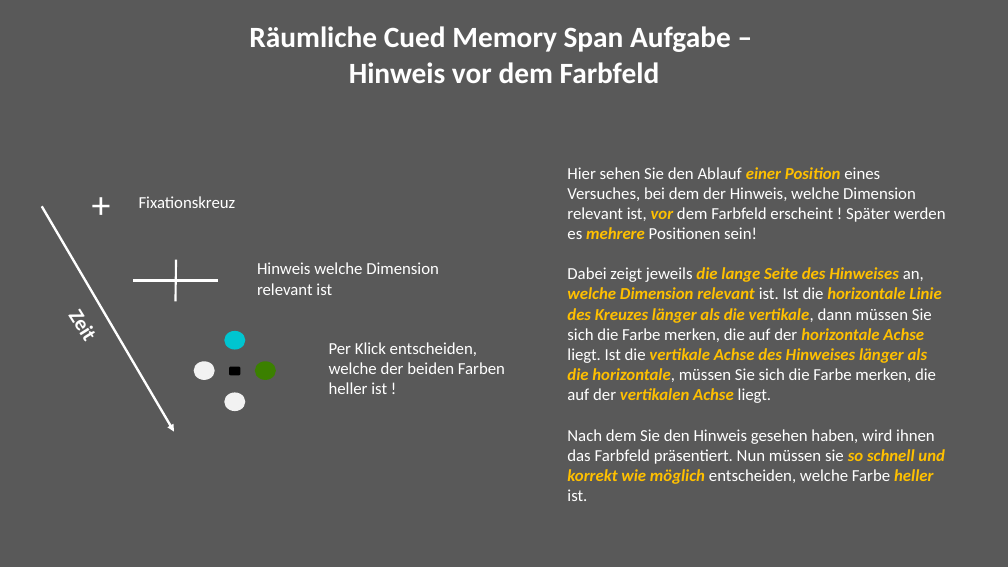
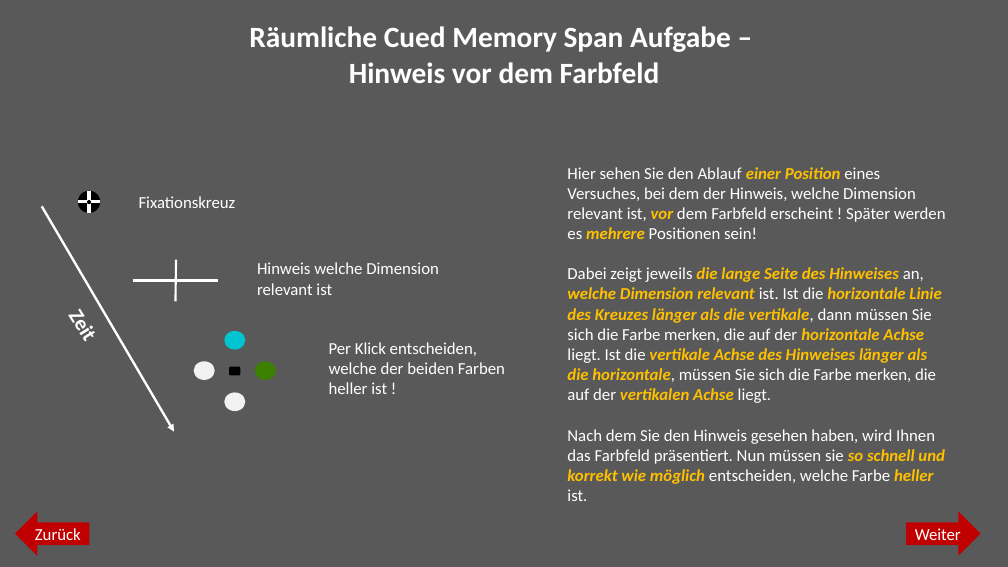
Before and after one commit to jgman86/neurocognitive-psychometrics, a slide deck: slide 3 of M3-ExpSpatial/Instructions/Instructions_spatial.pptx. Drawn at 1008x567 pixels with LibreOffice and Linux fonts; fonts in the diff are those of the drawing. Boxes give left, top, right and bottom in pixels: in the first picture for what was removed or moved away, otherwise in the second. Text is boxed around its words. In the diff, an @@ line names an element or a change of style, - is before the commit and + after.

```diff
--- a/M3-ExpSpatial/Instructions/Instructions_spatial.pptx
+++ b/M3-ExpSpatial/Instructions/Instructions_spatial.pptx
@@ text removed at bbox=[78, 177, 124, 231] @@
-+
@@ group added at bbox=[78, 191, 101, 213]: 2 ellipses, 2 lines @@
@@ text at bbox=[567, 429, 945, 501]: text changed @@
-Nach dem Sie den Hinweis gesehen haben, wird ihnen das Farbfeld präsentiert. Nun müssen sie so schnell und korrekt wie möglich entscheiden, welche Farbe heller ist.
+Nach dem Sie den Hinweis gesehen haben, wird Ihnen das Farbfeld präsentiert. Nun müssen sie so schnell und korrekt wie möglich entscheiden, welche Farbe heller ist.
@@ left arrow added at bbox=[15, 511, 89, 556], fill #C00000, 16 pt, text #FFFFFF @@
+Zurück
@@ right arrow added at bbox=[907, 511, 981, 556], fill #C00000, 16 pt, text #FFFFFF @@
+Weiter
```
Also in this commit, not shown: 9 other slides changed, 3 other files.
